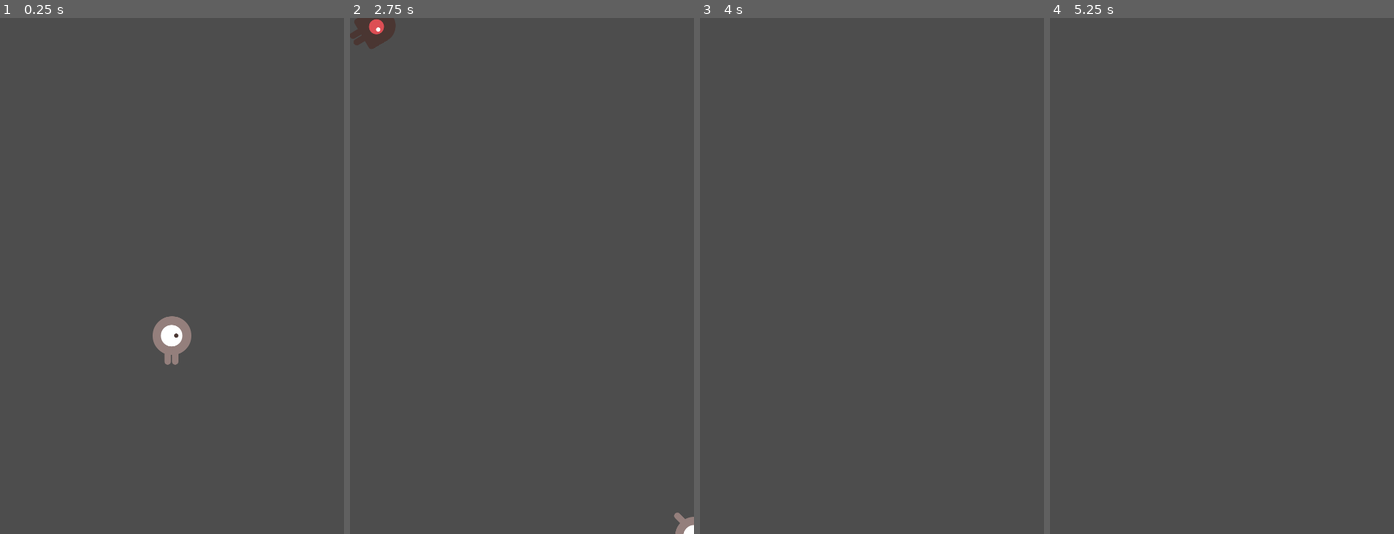
Above: before the commit, frames 1-4 (left to right).
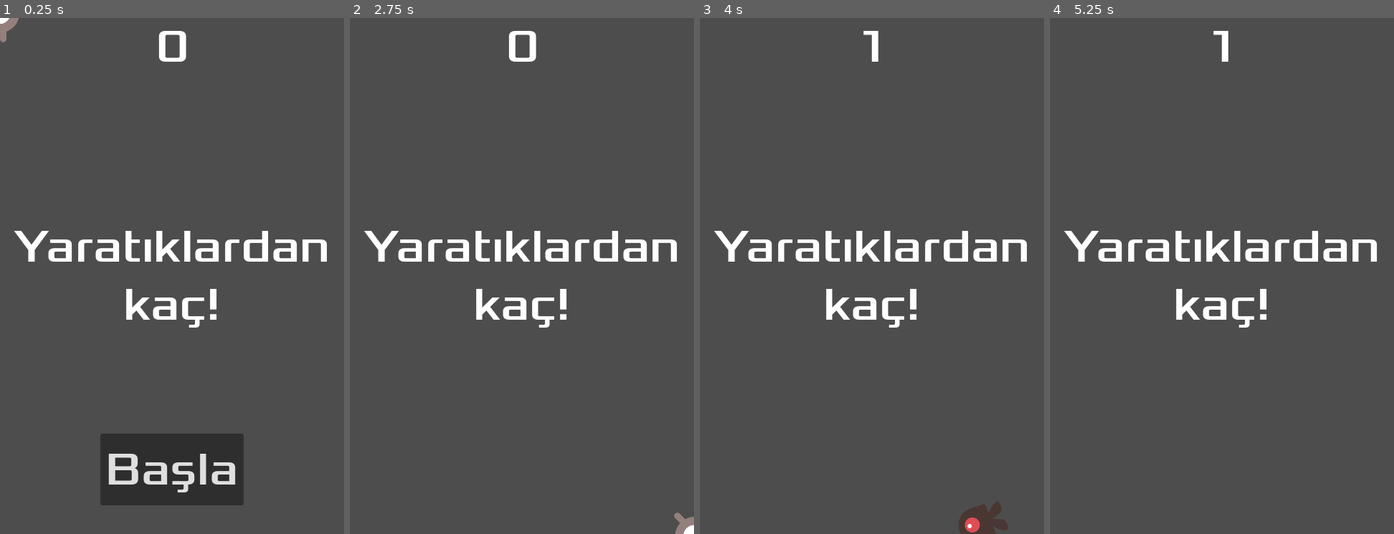
Above: after the commit, the same moments.

Repository: taner-dll/Godot_2D_game
Game: Godot game, scene res://main.tscn
The game is run twice, just before and just after one commit, with the same random seed, the same clock (stepped at 60 frames per second) and the same inputs.
Inputs (mouse positions are in pixels of both pictures, inside the frame that each line leads up to):
- Up to frame 1 (0.25 s): no input
- Up to frame 2 (2.75 s): click (522, 472) at 0.5 s, where only the run after the commit has a clickable "Başla"; tap Enter at 1.25 s; hold Right (move_right) 1.28-2.03 s; hold Down (move_down) from 2.03 s (still down)
- Up to frame 3 (4 s): release Down (move_down) at 2.78 s; hold Right (move_right) 2.78-3.53 s; hold Up (move_up) from 3.53 s (still down)
- Up to frame 4 (5.25 s): release Up (move_up) at 4.28 s; hold Left (move_left) from 4.28 s (still down); tap Space at 5 s

The runs differ from the first frame. In frame 1, 9.7% of the frame differs, in the area x 0-95%, y 0-95%; in frame 2, 3.7%; in frame 3, 3.6%; in frame 4, 3.0%.
Error after the commit: Invalid call. Nonexistent function 'show_message' in base 'CanvasLayer (hud.gd)'. (res://main.gd:22)

Commit message:
heads up display (HUD)

Diff:
--- a/Mob.tscn
+++ b/Mob.tscn
@@ -48,7 +48,7 @@
 radius = 23.0
 height = 64.0
 
-[node name="Mob" type="RigidBody2D"]
+[node name="Mob" type="RigidBody2D" groups=["mobs"]]
 collision_mask = 0
 gravity_scale = 0.0
 script = ExtResource("1_j52xb")
--- /dev/null
+++ b/hud.gd
@@ -0,0 +1,18 @@
+extends CanvasLayer
+
+# Notifies `Main` node that the button has been pressed
+signal start_game
+
+func update_score(score):
+	$ScoreLabel.text = str(score)
+
+
+func _on_message_timer_timeout():
+	$Message.hide()
+
+
+
+
+func _on_start_button_pressed():
+	$StartButton.hide()
+	start_game.emit()
--- /dev/null
+++ b/hud.tscn
@@ -0,0 +1,64 @@
+[gd_scene load_steps=3 format=3 uid="uid://c36rrfsnue0xr"]
+
+[ext_resource type="FontFile" uid="uid://tynt8ddkvr3h" path="res://fonts/Xolonium-Regular.ttf" id="1_h4qe2"]
+[ext_resource type="Script" path="res://hud.gd" id="1_lnjed"]
+
+[node name="HUD" type="CanvasLayer"]
+script = ExtResource("1_lnjed")
+
+[node name="ScoreLabel" type="Label" parent="."]
+anchors_preset = 5
+anchor_left = 0.5
+anchor_right = 0.5
+offset_left = -22.5
+offset_right = 22.5
+offset_bottom = 81.0
+grow_horizontal = 2
+theme_override_fonts/font = ExtResource("1_h4qe2")
+theme_override_font_sizes/font_size = 64
+text = "0"
+horizontal_alignment = 1
+vertical_alignment = 1
+
+[node name="Message" type="Label" parent="."]
+anchors_preset = 8
+anchor_left = 0.5
+anchor_top = 0.5
+anchor_right = 0.5
+anchor_bottom = 0.5
+offset_left = -240.0
+offset_top = -81.0
+offset_right = 240.0
+offset_bottom = 81.0
+grow_horizontal = 2
+grow_vertical = 2
+theme_override_fonts/font = ExtResource("1_h4qe2")
+theme_override_font_sizes/font_size = 64
+text = "Yaratıklardan
+kaç!"
+horizontal_alignment = 1
+vertical_alignment = 1
+autowrap_mode = 2
+
+[node name="StartButton" type="Button" parent="."]
+anchors_preset = 7
+anchor_left = 0.5
+anchor_top = 1.0
+anchor_right = 0.5
+anchor_bottom = 1.0
+offset_left = -100.0
+offset_top = -140.0
+offset_right = 100.0
+offset_bottom = -40.0
+grow_horizontal = 2
+grow_vertical = 0
+theme_override_fonts/font = ExtResource("1_h4qe2")
+theme_override_font_sizes/font_size = 64
+text = "Başla"
+
+[node name="MessageTimer" type="Timer" parent="."]
+wait_time = 2.0
+one_shot = true
+
+[connection signal="pressed" from="StartButton" to="." method="_on_start_button_pressed"]
+[connection signal="timeout" from="MessageTimer" to="." method="_on_message_timer_timeout"]
--- a/main.gd
+++ b/main.gd
@@ -10,6 +10,7 @@
 func game_over():
 	$ScoreTimer.stop()
 	$MobTimer.stop()
+	$HUD.show_game_over()
 
 
 # oyun başlarken yapılacaklar
@@ -17,12 +18,16 @@
 	score = 0
 	$Player.start($StartPosition.position)
 	$StartTimer.start()
+	$HUD.update_score(score)
+	$HUD.show_message("Get Ready")
+	get_tree().call_group("mobs", "queue_free")
 
 
 
 #timer sinyalleri
 func _on_score_timer_timeout():
 	score += 1
+	$HUD.update_score(score)
 
 func _on_start_timer_timeout():
 	$MobTimer.start()
@@ -55,4 +60,4 @@
 
 
 func _ready():
-	new_game()
+	pass
--- a/main.tscn
+++ b/main.tscn
@@ -1,8 +1,9 @@
-[gd_scene load_steps=5 format=3 uid="uid://boptqv3h1x0r2"]
+[gd_scene load_steps=6 format=3 uid="uid://boptqv3h1x0r2"]
 
 [ext_resource type="PackedScene" uid="uid://cgdvqrvcjvdeg" path="res://player.tscn" id="1_5o870"]
 [ext_resource type="Script" path="res://main.gd" id="1_b030b"]
 [ext_resource type="PackedScene" uid="uid://wt6ay3lau027" path="res://mob.tscn" id="2_itrxd"]
+[ext_resource type="PackedScene" uid="uid://c36rrfsnue0xr" path="res://hud.tscn" id="4_gvxrx"]
 
 [sub_resource type="Curve2D" id="Curve2D_jvib1"]
 _data = {
@@ -34,7 +35,10 @@
 [node name="MobSpawnLocation" type="PathFollow2D" parent="MobPath"]
 position = Vector2(-0.0860596, 0)
 
+[node name="HUD" parent="." instance=ExtResource("4_gvxrx")]
+
 [connection signal="hit" from="Player" to="." method="game_over"]
 [connection signal="timeout" from="MobTimer" to="." method="_on_mob_timer_timeout"]
 [connection signal="timeout" from="ScoreTimer" to="." method="_on_score_timer_timeout"]
 [connection signal="timeout" from="StartTimer" to="." method="_on_start_timer_timeout"]
+[connection signal="start_game" from="HUD" to="." method="new_game"]
